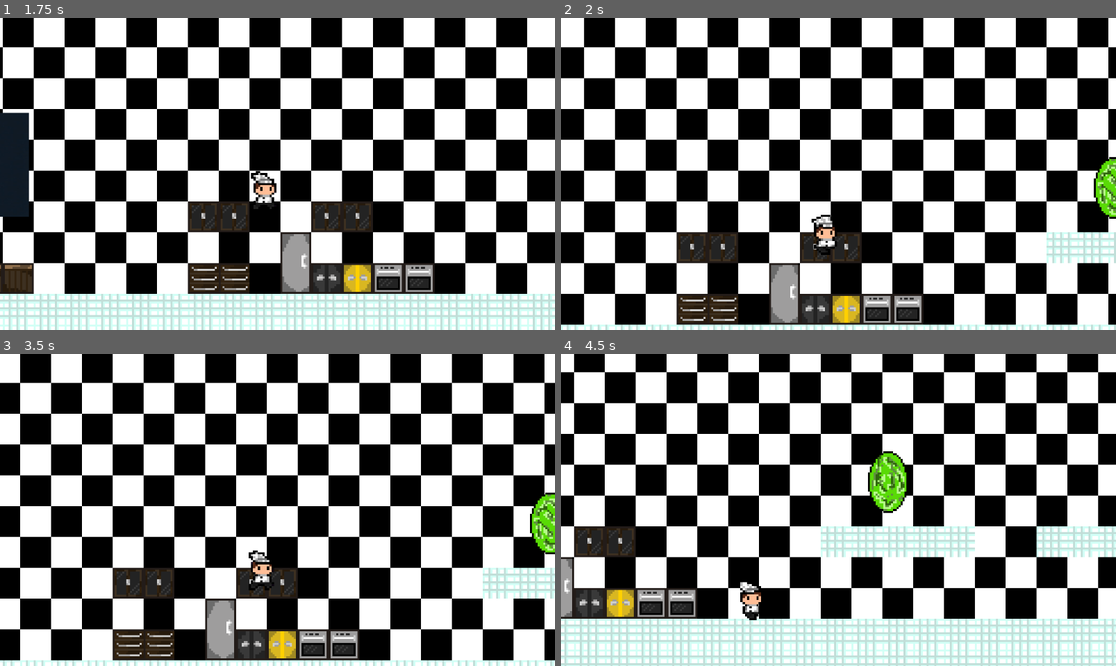
Above: before the commit, frames 1-4 (two rows, left to right).
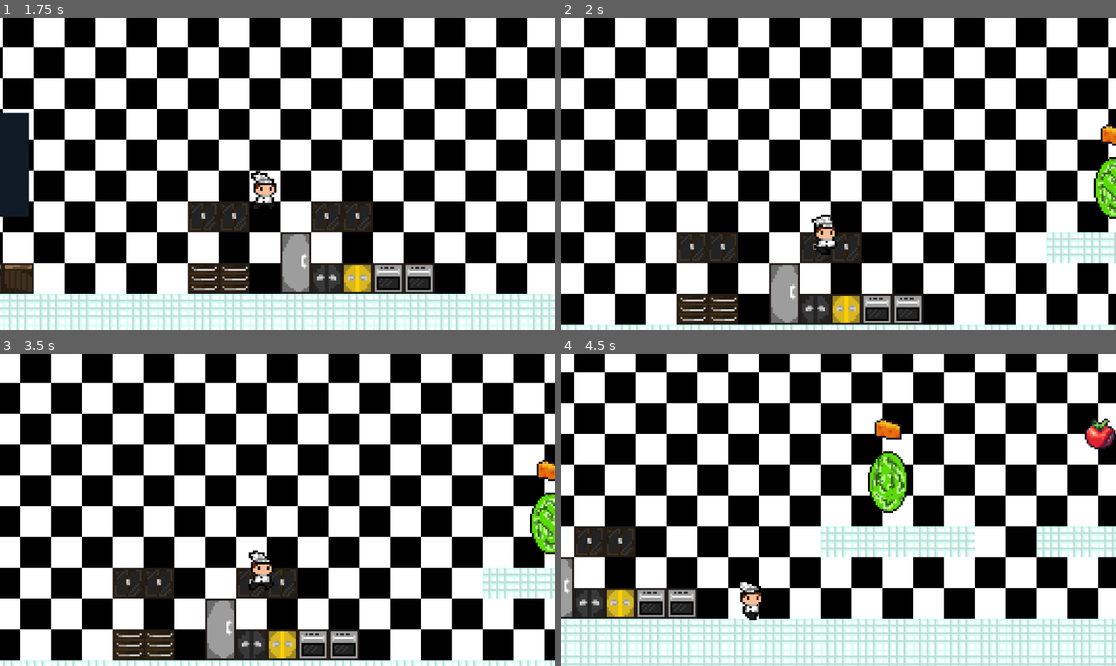
Above: after the commit, the same moments.

Repository: aarhil90/Undercooked
Game: Godot game, scene res://game.tscn
The game is run twice, just before and just after one commit, with the same random seed, the same clock (stepped at 60 frames per second) and the same inputs.
Inputs:
- Up to frame 1 (1.75 s): tap Enter (ui_accept) at 0.5, 0.77, 1.52 s; hold Right (ui_right) from 0.53 s (still down)
- Up to frame 2 (2 s): keep holding Right (ui_right)
- Up to frame 3 (3.5 s): release Right (ui_right) at 2.03 s; hold Left (ui_left) 2.03-2.78 s; hold Right (ui_right) from 2.78 s (still down); tap Enter (ui_accept) at 3.02 s
- Up to frame 4 (4.5 s): tap Enter (ui_accept) at 3.77 s; release Right (ui_right) at 4.28 s; hold Left (ui_left) from 4.28 s (still down)

Frame 1 is identical in both runs. In frame 2, 0.2% of the frame differs, in the area x 97-100%, y 34-41%; in frame 3, 0.2%; in frame 4, 0.7%, in the area x 56-100%, y 20-31%.

Commit message:
1.9
Started the ice level and more world design and the course

Diff:
--- a/new-game-project/game.tscn
+++ b/new-game-project/game.tscn
@@ -6,6 +6,8 @@
 [ext_resource type="Texture2D" uid="uid://fgspqur5s5p" path="res://Assets/Order_Text.png" id="4_fc0e3"]
 [ext_resource type="PackedScene" uid="uid://b1qp3oq6tm4ww" path="res://portal.tscn" id="5_7jktm"]
 [ext_resource type="PackedScene" uid="uid://blym0mp0w2suc" path="res://killzone.tscn" id="6_ryrav"]
+[ext_resource type="Texture2D" uid="uid://cnptdttu3id7n" path="res://Assets/Free_pixel_food_16x16/Icons/cheese_gouda.png" id="7_j5wjh"]
+[ext_resource type="Texture2D" uid="uid://chl8wogmbtrvn" path="res://Assets/Free_pixel_food_16x16/Icons/vegetable_tomato.png" id="8_vef74"]
 
 [sub_resource type="TileSetAtlasSource" id="TileSetAtlasSource_feb5d"]
 texture = ExtResource("2_e2o6t")
@@ -331,5 +333,13 @@
 [node name="Destination" parent="Portal" index="2"]
 position = Vector2(765, -21)
 
+[node name="CheeseGouda" type="Sprite2D" parent="."]
+position = Vector2(899, 253)
+texture = ExtResource("7_j5wjh")
+
+[node name="VegetableTomato" type="Sprite2D" parent="."]
+position = Vector2(1009, 256)
+texture = ExtResource("8_vef74")
+
 [editable path="Portal2"]
 [editable path="Portal"]
Not shown: 1 places in new-game-project/game.tscn that only renumber resources
